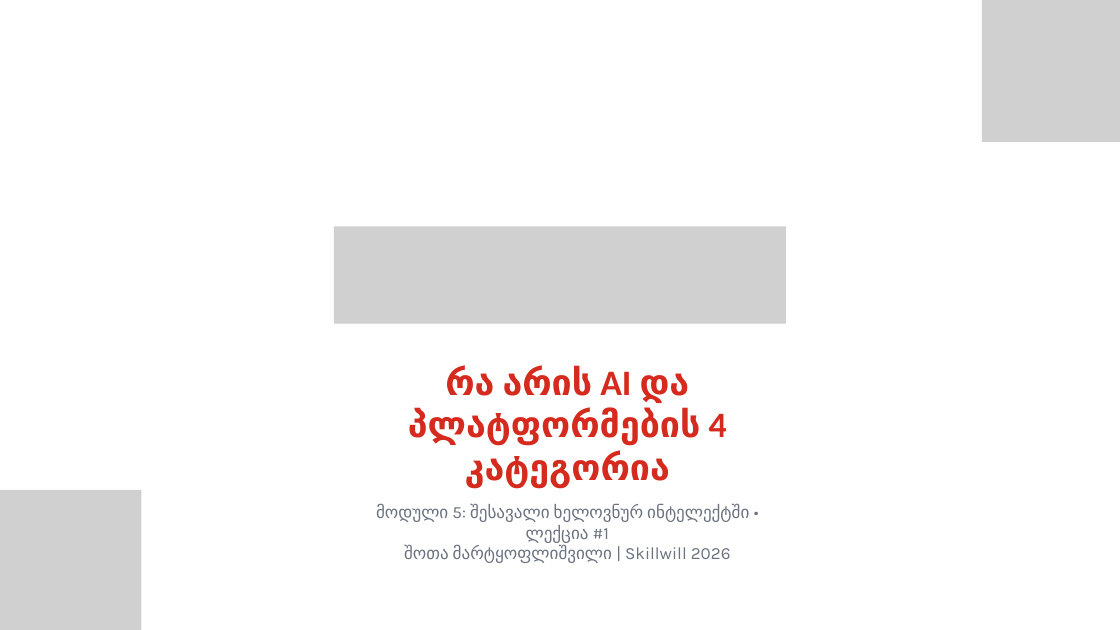
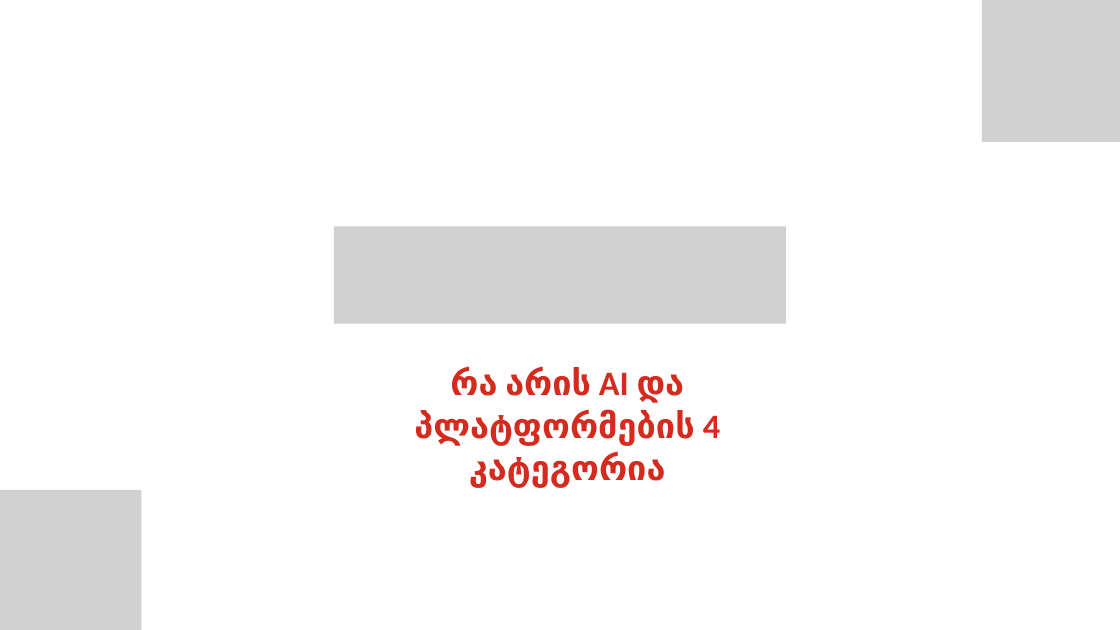
Before and after one commit to ShotaMart/skillwill-ai-curriculum, a slide deck: slide 1 of Skillwill_მოდული5_ლექცია1_პრეზენტაცია_ნიმუში.pptx. Drawn at 1120x630 pixels with LibreOffice and Linux fonts; fonts in the diff are those of the drawing; grey boxes stand for pictures. Boxes give left, top, right and bottom in pixels: in the first picture for what was removed or moved away, otherwise in the second. Text is boxed around its words. In the diff, an @@ line names an element or a change of style, - is before the commit and + after.

```diff
--- a/Skillwill_მოდული5_ლექცია1_პრეზენტაცია_ნიმუში.pptx
+++ b/Skillwill_მოდული5_ლექცია1_პრეზენტაცია_ნიმუში.pptx
@@ text "რა არის AI და პლატფორმების ..." at box(414, 368, 720, 488): size 46 to 44 pt @@
@@ text at box(376, 505, 749, 563): paragraph removed @@
-მოდული 5: შესავალი ხელოვნურ ინტელექტში • ლექცია #1
-შოთა მარტყოფლიშვილი | Skillwill 2026
```
Also in this commit, not shown: 9 slides added, 5 slides removed, 12 other files.
